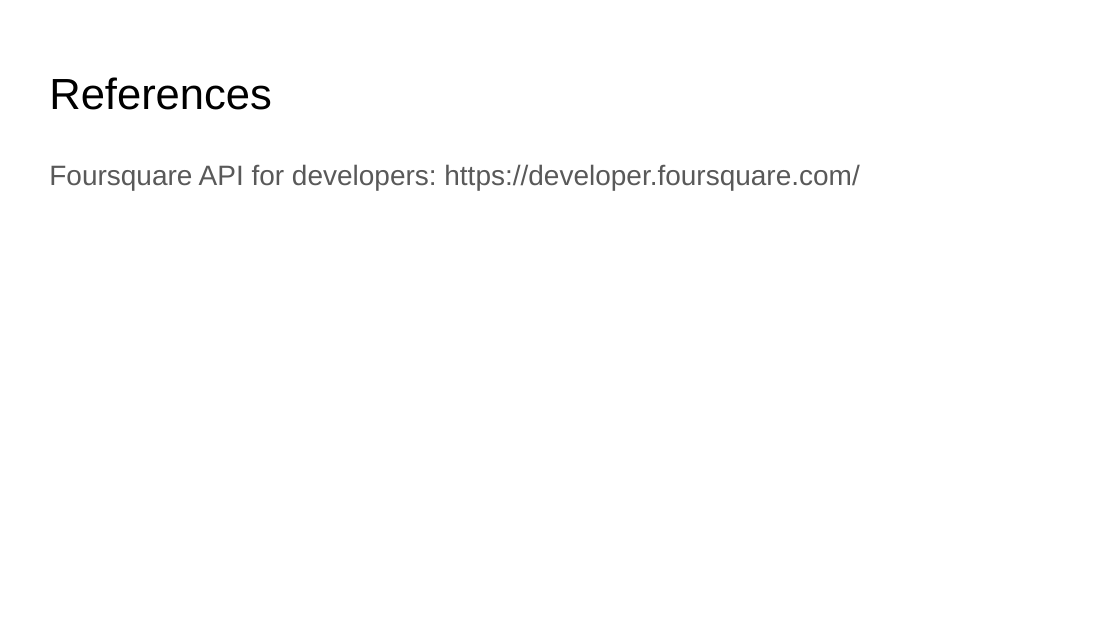
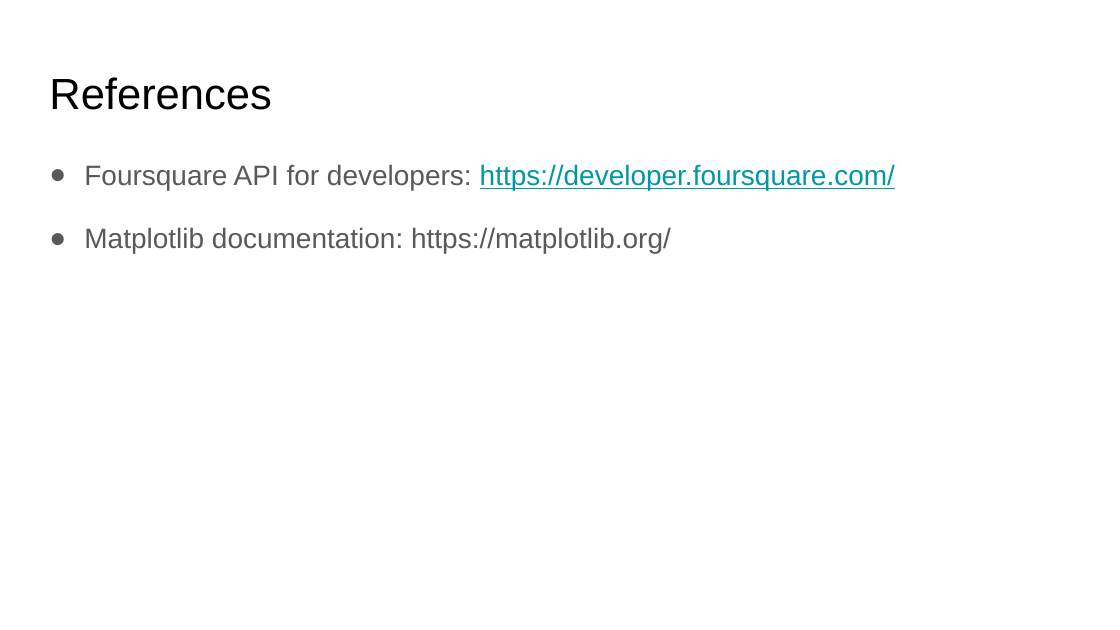
Before and after one commit to Soussi-Aymen/Coursera_Capstone, a slide deck: slide 5 of Capstone-Project-Report.pptx. Drawn at 1120x630 pixels with LibreOffice and Linux fonts; fonts in the diff are those of the drawing. Boxes give left, top, right and bottom in pixels: in the first picture for what was removed or moved away, otherwise in the second. Text is boxed around its words. In the diff, an @@ line names an element or a change of style, - is before the commit and + after.

```diff
--- a/Capstone-Project-Report.pptx
+++ b/Capstone-Project-Report.pptx
@@ text at (x1=84, y1=164, x2=895, y2=190): text colour #595959 to #0097A7, underline on in "https://developer.foursquare.com/"; bullet none to ● @@
@@ text at (x1=84, y1=227, x2=671, y2=254): paragraph added @@
+● Matplotlib documentation: https://matplotlib.org/
```
Also in this commit, not shown: 1 other file.
